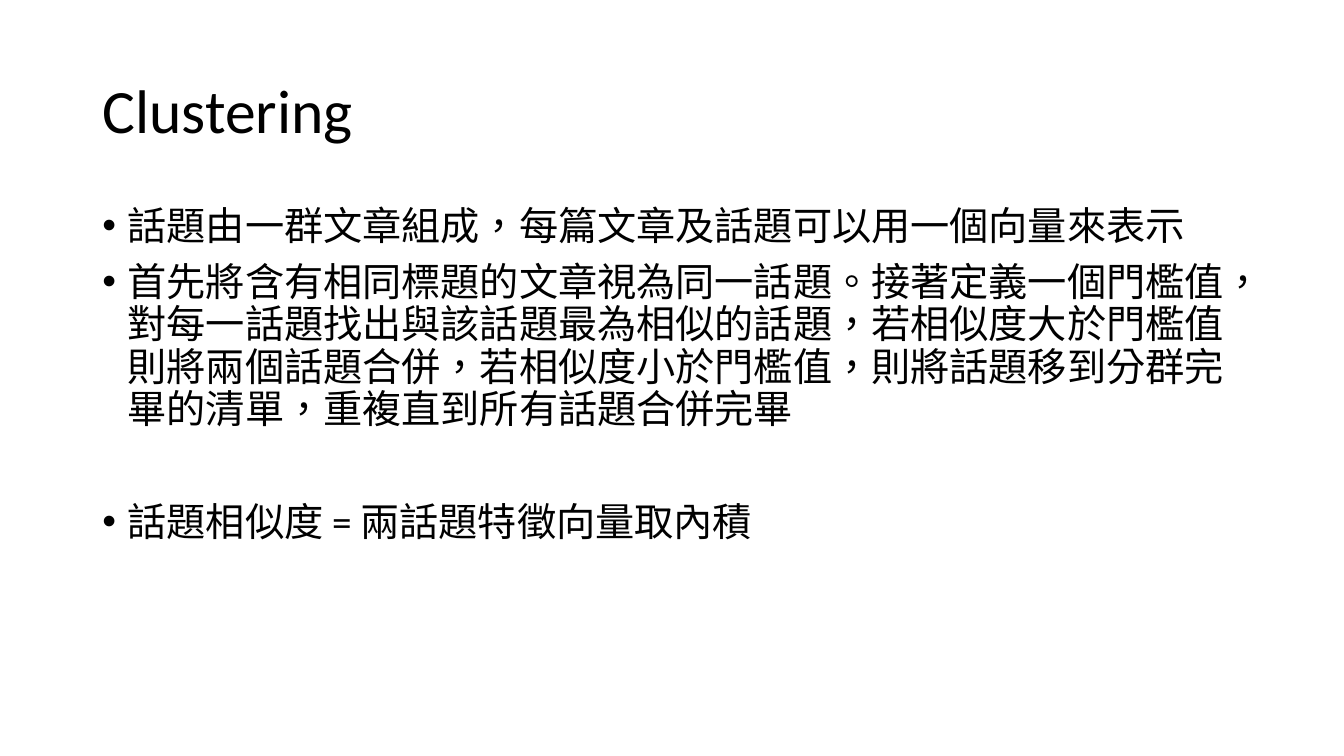
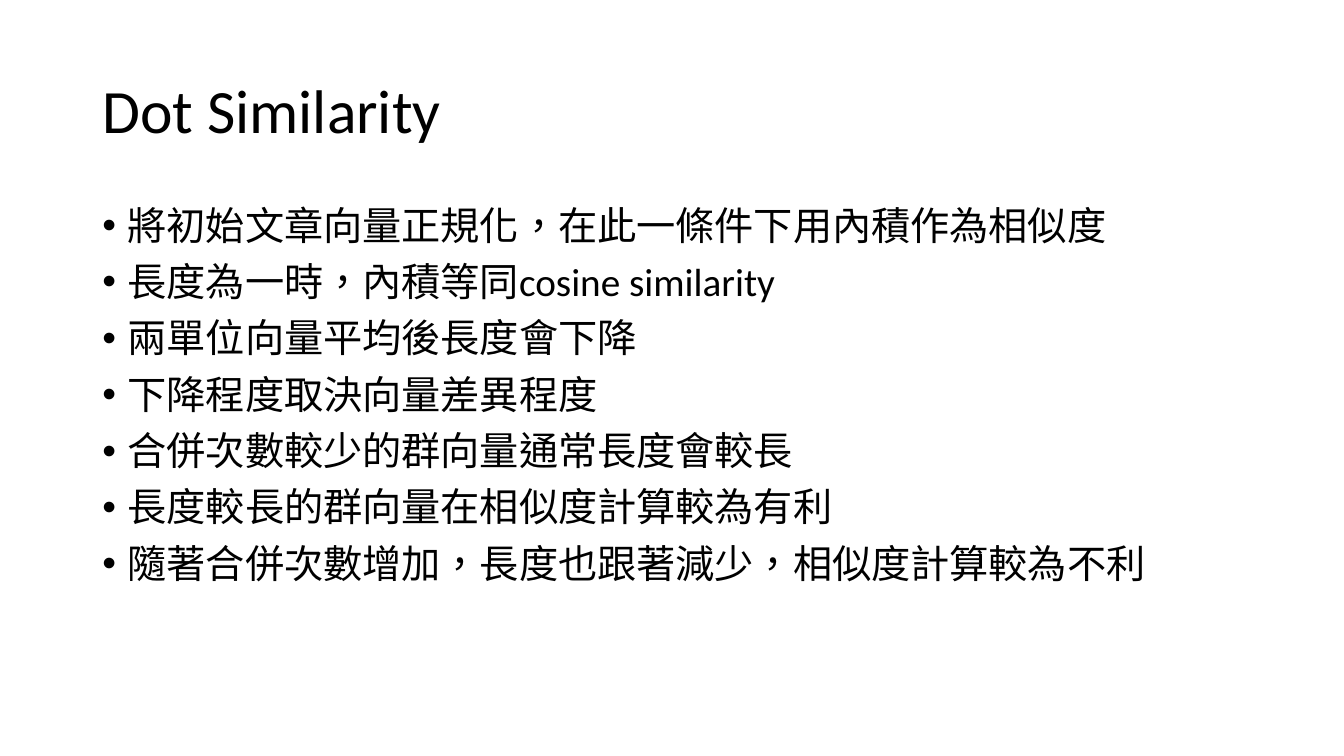
Before and after one commit to ZhongTing/HotTopicDetection, a slide deck: slide 19 of document/Hot-Topic-Detection.pptx (slide 16 before the commit). Drawn at 1344x756 pixels with LibreOffice and Linux fonts; fonts in the diff are those of the drawing. Boxes give left, top, right and bottom in pixels: in the first picture for what was removed or moved away, otherwise in the second. Text is boxed around its words. In the diff, an @@ line names an element or a change of style, - is before the commit and + after.

```diff
--- a/document/Hot-Topic-Detection.pptx
+++ b/document/Hot-Topic-Detection.pptx
@@ title at box(102, 90, 440, 143): text changed @@
-Clustering
+Dot Similarity
@@ text at box(128, 206, 1146, 582): text changed @@
-• 話題由一群文章組成，每篇文章及話題可以用一個向量來表示
-• 首先將含有相同標題的文章視為同一話題。接著定義一個門檻值，對每一話題找出與該話題最為相似的話題，若相似度大於門檻值則將兩個話題合併，若相似度小於門檻值，則將話題移到分群完畢的清單，重複直到所有話題合併完畢
-• 話題相似度 = 兩話題特徵向量取內積
+• 將初始文章向量正規化，在此一條件下用內積作為相似度
+• 長度為一時，內積等同cosine similarity
+• 兩單位向量平均後長度會下降
+• 下降程度取決向量差異程度
+• 合併次數較少的群向量通常長度會較長
+• 長度較長的群向量在相似度計算較為有利
+• 隨著合併次數增加，長度也跟著減少，相似度計算較為不利
```
Also in this commit, not shown: 9 other slides changed, 20 slides added, 20 slides removed.
